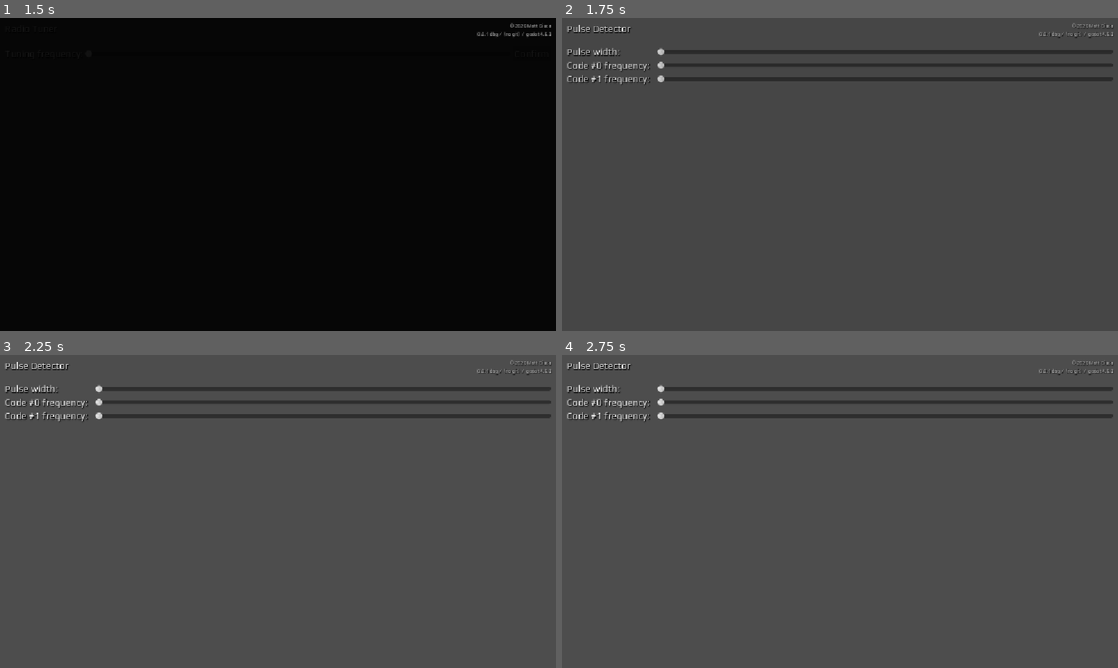
Above: before the commit, frames 1-4 (two rows, left to right).
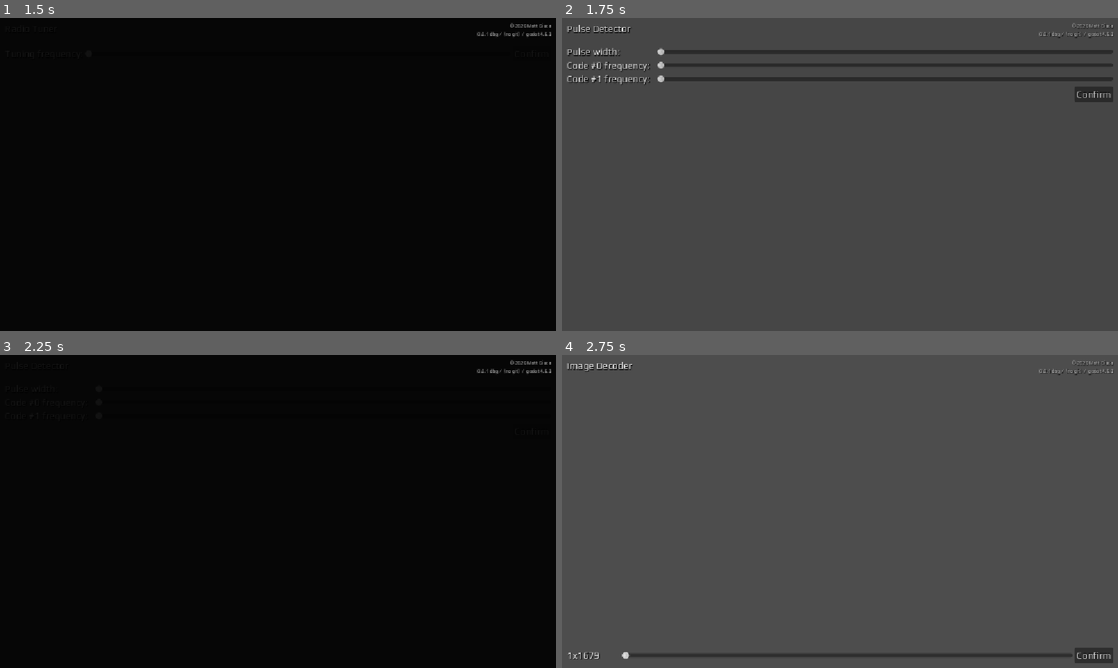
Above: after the commit, the same moments.

Repository: mgiuca/message-game
Game: Godot game, scene res://scenes/main.tscn
The game is run twice, just before and just after one commit, with the same random seed, the same clock (stepped at 60 frames per second) and the same inputs.
Inputs (mouse positions are in pixels of both pictures, inside the frame that each line leads up to):
- Up to frame 1 (1.5 s): click "Start Game" at 0.5 s; click "Confirm" at 1.25 s
- Up to frame 2 (1.75 s): no input
- Up to frame 3 (2.25 s): click (533, 430) at 2 s, where only the run after the commit has a clickable "Confirm"
- Up to frame 4 (2.75 s): no input

Frame 1 is identical in both runs. In frame 2, 0.3% of the frame differs, in the area x 92-100%, y 22-27%; in frame 3, 100%, in the area x 0-100%, y 0-100%; in frame 4, 4.7%.

Commit message:
PulseDetector: Added Confirm button.

Diff:
--- a/scenes/levels/pulse_detector.gd
+++ b/scenes/levels/pulse_detector.gd
@@ -4,3 +4,8 @@
 # Called when the node enters the scene tree for the first time.
 func _ready() -> void:
   super._ready()
+
+
+func _on_btn_confirm_pressed() -> void:
+  # TODO: Check
+  LevelManager.switch_to_next_level_or_quit()
--- a/scenes/levels/pulse_detector.tscn
+++ b/scenes/levels/pulse_detector.tscn
@@ -55,3 +55,10 @@
 layout_mode = 2
 size_flags_horizontal = 3
 size_flags_vertical = 4
+
+[node name="BtnConfirm" type="Button" parent="MarginContainer/VBoxContainer" index="3" unique_id=71189766]
+layout_mode = 2
+size_flags_horizontal = 8
+text = "Confirm"
+
+[connection signal="pressed" from="MarginContainer/VBoxContainer/BtnConfirm" to="." method="_on_btn_confirm_pressed"]
